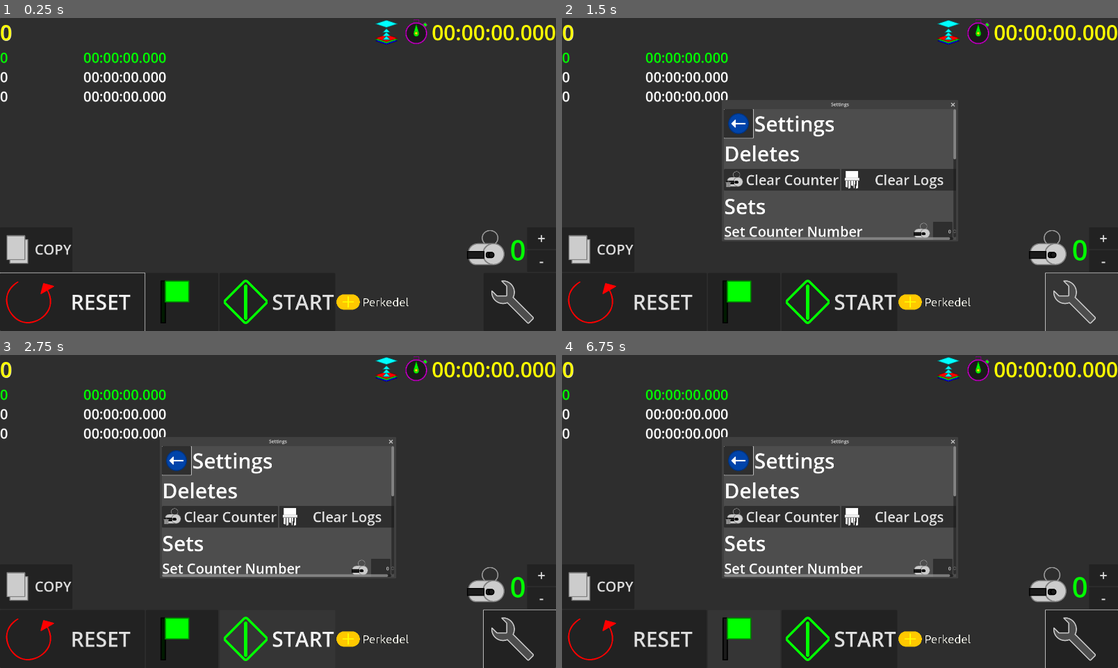
Above: before the commit, frames 1-4 (two rows, left to right).
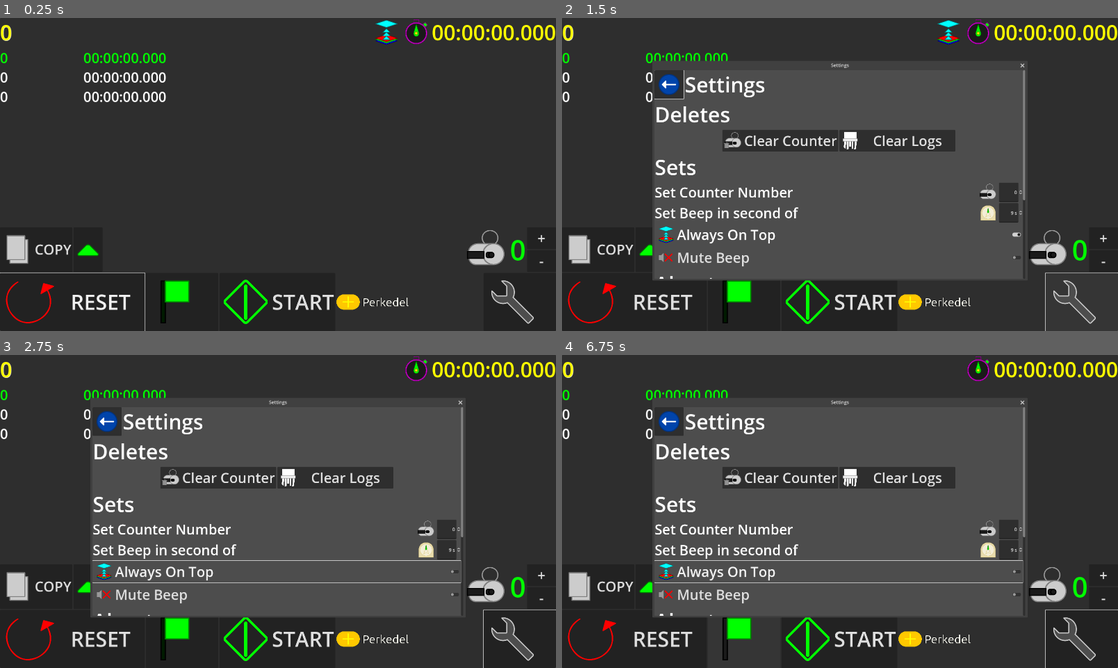
Above: after the commit, the same moments.

Repository: Perkedel/IdiotStopwatch
Game: Godot game, scene res://GameDVDCardtridge/IdiotStopwatch/idiot_stopwatch.tscn
Same seed, same stepped clock (60 frames per second), same inputs: the game is played once before the commit and once after it.
Inputs (mouse positions are in pixels of both pictures, inside the frame that each line leads up to):
- Up to frame 1 (0.25 s): no input
- Up to frame 2 (1.5 s): click (650, 249) at 0.52 s; click (1079, 302) at 1.25 s
- Up to frame 3 (2.75 s): click "Always On Top" at 2 s
- Up to frame 4 (6.75 s): click "START" at 2.75 s; click "START" at 3.5 s; click "COPY" at 4.25 s; click "+" at 5 s; click "-" at 5.75 s; click (745, 639) at 6.5 s

The runs differ from the first frame. In frame 1, 0.4% of the frame differs, in the area x 0-30%, y 10-76%; in frame 2, 33%, in the area x 0-84%, y 10-84%; in frame 3, 33%; in frame 4, 33%.

Commit message:
gyuguygugyugu

Diff:
--- a/GameDVDCardtridge/IdiotStopwatch/idiot_stopwatch.gd
+++ b/GameDVDCardtridge/IdiotStopwatch/idiot_stopwatch.gd
@@ -2,10 +2,10 @@
 
 const version:String = '2024.01'
 
-@onready var timerDisplaySec:Label = $Control/VBoxContainer/Timering/TimerDisplaySec
-@onready var timerDisplayFormat:Label = $Control/VBoxContainer/Timering/TimerDisplayFormat
+@onready var timerDisplaySec:Label = $Control/VBoxContainer/TimeringOver/Timering/TimerDisplaySec
+@onready var timerDisplayFormat:Label = $Control/VBoxContainer/TimeringOver/Timering/TimerDisplayFormat
 @onready var logDisplay:RichTextLabel = $Control/VBoxContainer/Logs
-@onready var counterDisplay:Label = $Control/VBoxContainer/HBoxContainer/Counter
+@onready var counterDisplay:Label = $Control/VBoxContainer/HBoxContainer/CounterOverscroll/HBoxContainer/Counter
 @onready var resetButton:Button = $Control/VBoxContainer/Buttons/Reseter
 @onready var lapButton:Button = $Control/VBoxContainer/Buttons/Lapper
 @onready var startButton:Button = $Control/VBoxContainer/Buttons/StartStop
@@ -14,9 +14,10 @@
 @onready var settingWindow:Window = $Control/SettingWindow
 @onready var confirmWindow:ConfirmationDialog = $Control/AreYouSure
 @onready var settingContent:IdiotStopWatchSetting = $Control/SettingWindow/IdiotStopwatchSetting
-@onready var appIcon:TextureRect = $Control/VBoxContainer/Timering/AppIcon
-@onready var muteIcon:TextureRect = $Control/VBoxContainer/Timering/MuteIcon
-@onready var isOnTopIcon:TextureRect = $Control/VBoxContainer/Timering/IsOnTopIcon
+@onready var appIcon:TextureRect = $Control/VBoxContainer/TimeringOver/Timering/AppIcon
+@onready var muteIcon:TextureRect = $Control/VBoxContainer/TimeringOver/Timering/MuteIcon
+@onready var isOnTopIcon:TextureRect = $Control/VBoxContainer/TimeringOver/Timering/IsOnTopIcon
+@onready var copyExtrasButton:MenuButton = $Control/VBoxContainer/HBoxContainer/CopyExtras
 @onready var beepSound:AudioStream = preload("res://GameDVDCardtridge/IdiotStopwatch/do-amarac.ogg")
 
 @export var timerBeepsAtSecond:float = 9.0
@@ -24,10 +25,10 @@
 @export var savePath:String = "user://Simpan/IdiotStopwatch/IdiotStopwatch.json"
 @export var saveDir:String = "user://Simpan/IdiotStopwatch/"
 
-var started:bool = false
-var countingNumber:int = 0
-var timering:float = 0.0
-var hadBeeped:bool = false
+var started:bool = false # is stopwatch running
+var countingNumber:int = 0 # number of reset while the stopwatch running
+var timering:float = 0.0 # main timer
+var hadBeeped:bool = false # beep once flag
 var saveData:Dictionary = {
 	currentTimer = 0,
 	logs = [0,0,0],
@@ -55,6 +56,8 @@
 # Called when the node enters the scene tree for the first time.
 func _ready():
 #	resetButton.add_theme_stylebox_override("normal",defaultButtonStyle)
+	# https://forum.godotengine.org/t/how-is-menubutton-node-supposed-to-work/1559/4?u=joelwindows7
+	copyExtrasButton.get_popup().id_pressed.connect(_on_CopyExtras_Selected)
 	appIcon.tooltip_text = "Idiot Stopwatch v"+version
 	loaden()
 	resetButton.grab_focus()
@@ -153,6 +156,7 @@
 			pass
 		if saveData.has('mute'):
 			muteSound = saveData['mute']
+	getIsOnTop()
 	refreshLogDisplay()
 	refreshStatusDisplay()
 
@@ -218,6 +222,54 @@
 	DisplayServer.clipboard_set(getDocument())
 	pass
 
+func copyExtrasMenu(which:int)->String:
+	var toBeCopied:String = ''
+	match(which):
+		0:
+			# copy counter
+			toBeCopied = String.num_int64(countingNumber)
+			pass
+		1:
+			# copy logs plain
+			for i in range(0,timerLogs.size()):
+				toBeCopied += String.num(timerLogs[i]) + "\t\t\t" + toTimeFormat(timerLogs[i]) + "\n"
+				pass
+			pass
+		2:
+			# copy logs markdown table
+			toBeCopied += '| Seconds | HH:MM::SS.MMM |\n'
+			toBeCopied += '| --- | --- |\n'
+			var logsing:String = ''
+			for i in range(0,timerLogs.size()):
+				logsing += '| '+String.num(timerLogs[i])+' | '+toTimeFormat(timerLogs[i])+' |\n'
+				pass
+			toBeCopied += logsing
+			pass
+		3:
+			# copy logs markdown list
+			var logsing:String = ''
+			for i in range(0,timerLogs.size()):
+				logsing += '- '+String.num(timerLogs[i])+'\t\t\t'+toTimeFormat(timerLogs[i])+'\n'
+				pass
+			toBeCopied += logsing
+			pass
+		4:
+			# copy Last Timer
+			toBeCopied += String.num(timering)
+			pass
+		5:
+			# copy last timer format
+			toBeCopied += toTimeFormat(timering)
+			pass
+		6:
+			# copy last timer full
+			toBeCopied += String.num(timering) + "\n\n\n" + toTimeFormat(timering)
+			pass
+		_:
+			pass
+	DisplayServer.clipboard_set(toBeCopied)
+	return toBeCopied
+
 func refreshLogDisplay():
 	"""
 	https://docs.godotengine.org/en/4.1/tutorials/ui/bbcode_in_richtextlabel.html
@@ -293,6 +345,8 @@
 	settingContent.setBufferOnTop(getIsOnTop())
 	settingContent.setBufferMute(muteSound)
 	settingContent.setBufferVersion(version)
+	settingWindow.always_on_top = getIsOnTop()
+	settingWindow.reset_size()
 	settingWindow.popup_centered()
 	pass
 
@@ -300,6 +354,7 @@
 	settingWindow.hide()
 	setOnTop(getIsOnTop())
 	setTimer(false)
+	save()
 	pass
 
 func _timerCondition():
@@ -360,6 +415,10 @@
 	save()
 	pass
 
+func _on_CopyExtras_Selected(id:int):
+	copyExtrasMenu(id)
+	pass
+
 func _on_reseter_pressed():
 	resetTimer()
 	pass # Replace with function body.
--- a/GameDVDCardtridge/IdiotStopwatch/idiot_stopwatch.tscn
+++ b/GameDVDCardtridge/IdiotStopwatch/idiot_stopwatch.tscn
@@ -12,6 +12,7 @@
 [ext_resource type="Texture2D" uid="uid://37amh6gnarj6" path="res://GameDVDCardtridge/IdiotStopwatch/sprites/TallyCounter.png" id="4_16wu0"]
 [ext_resource type="Texture2D" uid="uid://c86hl56b0e76v" path="res://GameDVDCardtridge/IdiotStopwatch/sprites/LapButton.png" id="4_n37xd"]
 [ext_resource type="Texture2D" uid="uid://bj3sfab2qy6y5" path="res://GameDVDCardtridge/IdiotStopwatch/sprites/settingButton.png" id="5_r00vd"]
+[ext_resource type="Texture2D" uid="uid://bw2elsrfegct" path="res://GameDVDCardtridge/IdiotStopwatch/sprites/UpMoreTriangle.png" id="6_f1gnc"]
 [ext_resource type="Texture2D" uid="uid://dho2c5fb680r2" path="res://GameDVDCardtridge/IdiotStopwatch/sprites/IdiotStopwatch.png" id="7_nei58"]
 
 [node name="IdiotStopwatch" type="Node"]
@@ -45,10 +46,16 @@
 grow_horizontal = 2
 grow_vertical = 2
 
-[node name="Timering" type="HBoxContainer" parent="Control/VBoxContainer"]
-layout_mode = 2
-
-[node name="TimerDisplaySec" type="Label" parent="Control/VBoxContainer/Timering"]
+[node name="TimeringOver" type="ScrollContainer" parent="Control/VBoxContainer"]
+custom_minimum_size = Vector2(0, 100)
+layout_mode = 2
+horizontal_scroll_mode = 0
+
+[node name="Timering" type="HBoxContainer" parent="Control/VBoxContainer/TimeringOver"]
+layout_mode = 2
+size_flags_horizontal = 3
+
+[node name="TimerDisplaySec" type="Label" parent="Control/VBoxContainer/TimeringOver/Timering"]
 layout_mode = 2
 size_flags_horizontal = 3
 theme_override_colors/font_color = Color(1, 1, 0, 1)
@@ -57,14 +64,14 @@
 theme_override_font_sizes/font_size = 72
 text = "1234890"
 
-[node name="IsOnTopIcon" type="TextureRect" parent="Control/VBoxContainer/Timering"]
+[node name="IsOnTopIcon" type="TextureRect" parent="Control/VBoxContainer/TimeringOver/Timering"]
 layout_mode = 2
 tooltip_text = "Always on Top enabled"
 texture = ExtResource("2_a1wsd")
 expand_mode = 2
 stretch_mode = 4
 
-[node name="MuteIcon" type="TextureRect" parent="Control/VBoxContainer/Timering"]
+[node name="MuteIcon" type="TextureRect" parent="Control/VBoxContainer/TimeringOver/Timering"]
 visible = false
 layout_mode = 2
 tooltip_text = "Audio Muted"
@@ -72,13 +79,13 @@
 expand_mode = 2
 stretch_mode = 4
 
-[node name="AppIcon" type="TextureRect" parent="Control/VBoxContainer/Timering"]
+[node name="AppIcon" type="TextureRect" parent="Control/VBoxContainer/TimeringOver/Timering"]
 layout_mode = 2
 texture = ExtResource("7_nei58")
 expand_mode = 2
 stretch_mode = 4
 
-[node name="TimerDisplayFormat" type="Label" parent="Control/VBoxContainer/Timering"]
+[node name="TimerDisplayFormat" type="Label" parent="Control/VBoxContainer/TimeringOver/Timering"]
 layout_mode = 2
 theme_override_colors/font_color = Color(1, 1, 0, 1)
 theme_override_font_sizes/font_size = 72
@@ -144,23 +151,61 @@
 [node name="CopyNow" type="Button" parent="Control/VBoxContainer/HBoxContainer"]
 custom_minimum_size = Vector2(250, 0)
 layout_mode = 2
+tooltip_text = "Copy full report to clipboard"
 theme_override_font_sizes/font_size = 48
 text = "COPY"
 icon = ExtResource("2_fn2ce")
 expand_icon = true
 
-[node name="Spacing" type="Control" parent="Control/VBoxContainer/HBoxContainer"]
-layout_mode = 2
-size_flags_horizontal = 3
-
-[node name="Iconing" type="TextureRect" parent="Control/VBoxContainer/HBoxContainer"]
-layout_mode = 2
+[node name="CopyExtras" type="MenuButton" parent="Control/VBoxContainer/HBoxContainer"]
+custom_minimum_size = Vector2(100, 0)
+layout_mode = 2
+tooltip_text = "More copy options"
+focus_mode = 2
+icon = ExtResource("6_f1gnc")
+flat = false
+icon_alignment = 1
+expand_icon = true
+item_count = 7
+popup/item_0/text = "Copy Counter"
+popup/item_0/id = 0
+popup/item_1/text = "Copy Logs (Plain)"
+popup/item_1/id = 1
+popup/item_2/text = "Copy Logs (Markdown table)"
+popup/item_2/id = 2
+popup/item_3/text = "Copy Logs (Markdown list)"
+popup/item_3/id = 3
+popup/item_4/text = "Copy Last timer (second)"
+popup/item_4/id = 4
+popup/item_5/text = "Copy Last Timer (HH:MM:SS.MMM)"
+popup/item_5/id = 5
+popup/item_6/text = "Copy Last Timer (Second & HH:MM:SS.MM)"
+popup/item_6/id = 6
+
+[node name="CounterOverscroll" type="ScrollContainer" parent="Control/VBoxContainer/HBoxContainer"]
+layout_mode = 2
+size_flags_horizontal = 3
+horizontal_scroll_mode = 0
+
+[node name="HBoxContainer" type="HBoxContainer" parent="Control/VBoxContainer/HBoxContainer/CounterOverscroll"]
+layout_mode = 2
+size_flags_horizontal = 3
+size_flags_vertical = 3
+
+[node name="Spacing" type="Control" parent="Control/VBoxContainer/HBoxContainer/CounterOverscroll/HBoxContainer"]
+layout_mode = 2
+size_flags_horizontal = 3
+
+[node name="Iconing" type="TextureRect" parent="Control/VBoxContainer/HBoxContainer/CounterOverscroll/HBoxContainer"]
+layout_mode = 2
+tooltip_text = "How many resets when this stopwatch is running"
 texture = ExtResource("4_16wu0")
 expand_mode = 2
 stretch_mode = 4
 
-[node name="Counter" type="Label" parent="Control/VBoxContainer/HBoxContainer"]
-layout_mode = 2
+[node name="Counter" type="Label" parent="Control/VBoxContainer/HBoxContainer/CounterOverscroll/HBoxContainer"]
+layout_mode = 2
+tooltip_text = "How many resets when this stopwatch is running"
 theme_override_colors/font_color = Color(0, 1, 0, 1)
 theme_override_font_sizes/font_size = 96
 text = "9999999999999999999"
@@ -201,6 +246,7 @@
 [node name="Lapper" type="Button" parent="Control/VBoxContainer/Buttons"]
 custom_minimum_size = Vector2(250, 0)
 layout_mode = 2
+tooltip_text = "Log the timer without reseting the timer itself"
 theme_override_colors/icon_normal_color = Color(0, 1, 0, 1)
 theme_override_font_sizes/font_size = 72
 icon = ExtResource("4_n37xd")
@@ -236,6 +282,7 @@
 [node name="Settinger" type="Button" parent="Control/VBoxContainer/Buttons"]
 custom_minimum_size = Vector2(250, 0)
 layout_mode = 2
+tooltip_text = "Open settings"
 theme_override_font_sizes/font_size = 72
 icon = ExtResource("5_r00vd")
 expand_icon = true
@@ -243,10 +290,11 @@
 [node name="SettingWindow" type="Window" parent="Control"]
 title = "Settings"
 initial_position = 1
-size = Vector2i(1200, 600)
-visible = false
-transient = true
+size = Vector2i(1280, 720)
+visible = false
+wrap_controls = true
 exclusive = true
+min_size = Vector2i(1280, 720)
 content_scale_size = Vector2i(1200, 600)
 content_scale_aspect = 4
 
@@ -256,6 +304,7 @@
 title = "Warning"
 initial_position = 1
 size = Vector2i(1000, 200)
+ok_button_text = "Yes"
 dialog_text = "Are you sure to..."
 
 [node name="Beeper" type="AudioStreamPlayer" parent="."]
--- /dev/null
+++ b/GameDVDCardtridge/IdiotStopwatch/menu/Test/test_menu_menu.gd
@@ -0,0 +1,12 @@
+extends MenuButton
+
+
+# Called when the node enters the scene tree for the first time.
+func _ready():
+	show_popup()
+	pass # Replace with function body.
+
+
+# Called every frame. 'delta' is the elapsed time since the previous frame.
+func _process(delta):
+	pass
--- /dev/null
+++ b/GameDVDCardtridge/IdiotStopwatch/menu/Test/test_menu_menu.tscn
@@ -0,0 +1,20 @@
+[gd_scene load_steps=4 format=3 uid="uid://dpuwv0664e7rb"]
+
+[ext_resource type="Script" path="res://GameDVDCardtridge/IdiotStopwatch/menu/Test/test_menu_menu.gd" id="1_1kalr"]
+[ext_resource type="Texture2D" uid="uid://b00t3iebr7hws" path="res://GameDVDCardtridge/IdiotStopwatch/sprites/TrashDelete.png" id="1_3uyle"]
+[ext_resource type="Texture2D" uid="uid://37amh6gnarj6" path="res://GameDVDCardtridge/IdiotStopwatch/sprites/TallyCounter.png" id="1_crc25"]
+
+[node name="TestMenuMenu" type="MenuButton"]
+offset_left = 121.0
+offset_top = 20.0
+offset_right = 768.0
+offset_bottom = 318.0
+text = "MENU"
+icon = ExtResource("1_crc25")
+flat = false
+expand_icon = true
+item_count = 1
+popup/item_0/text = "hey"
+popup/item_0/icon = ExtResource("1_3uyle")
+popup/item_0/id = 0
+script = ExtResource("1_1kalr")
--- a/GameDVDCardtridge/IdiotStopwatch/menu/idiot_stopwatch_setting.gd
+++ b/GameDVDCardtridge/IdiotStopwatch/menu/idiot_stopwatch_setting.gd
@@ -50,7 +50,10 @@
 	# https://docs.godotengine.org/en/4.1/tutorials/ui/bbcode_in_richtextlabel.html
 	var content:String = ''
 	content += '[img=100]res://GameDVDCardtridge/IdiotStopwatch/sprites/IdiotStopwatch.png[/img] Idiot Stopwatch [b]v'+_bufferVersion+'[/b]\n\n'
-	content += 'by JOELwindows7\nPerkedel Technologies\nCodes = GNU GPL v3\nAssets = CC4.0-BY-SA\n\n'
+	content += 'by [url=https://perkedel.netlify.app/@JOELwindows7]JOELwindows7[/url]\n'
+	content += '[url=https://perkedel.netlify.app][img=32]res://GameDVDCardtridge/IdiotStopwatch/sprites/Perkedel Icon.png[/img] Perkedel Technologies[/url]\n'
+	content += 'Codes = [url=https://www.gnu.org/licenses/gpl-3.0.html]GNU GPL v3[/url]\n'
+	content += 'Assets = [url=https://creativecommons.org/licenses/by-sa/4.0/]CC4.0-BY-SA[/url]\n\n'
 	content += '[url]https://github.com/Perkedel/IdiotStopwatch[/url]\n'
 	content += 'Made with [img=20]res://icon.svg[/img] Godot Engine [url=https://godotengine.org/license](MIT License)[/url].'
 	aboutText.text = content
@@ -74,6 +77,12 @@
 			counterSpinBeepInSec.value = _bufferBeepInSec
 			toggleAlwaysOnTop.button_pressed = _bufferOnTop
 			toggleMute.button_pressed = _bufferMute
+
+			# self itself also must be always on top per setting
+			#var parent = get_parent()
+			#if parent is Window:
+				#parent.always_on_top = _bufferOnTop
+
 			refreshAbout()
 			backButton.grab_focus()
 			activo = true
@@ -118,6 +127,9 @@
 
 func _on_always_on_top_toggled(toggled_on):
 	if activo:
+		var parent = get_parent()
+		if parent is Window:
+			parent.always_on_top = toggled_on
 		emit_signal("changeOnTop",toggled_on)
 		pass
 	pass # Replace with function body.
--- a/GameDVDCardtridge/IdiotStopwatch/menu/idiot_stopwatch_setting.tscn
+++ b/GameDVDCardtridge/IdiotStopwatch/menu/idiot_stopwatch_setting.tscn
@@ -8,6 +8,12 @@
 [ext_resource type="Texture2D" uid="uid://b0g6rvk00rxow" path="res://GameDVDCardtridge/IdiotStopwatch/sprites/TimerKitchen.png" id="6_563fx"]
 [ext_resource type="Texture2D" uid="uid://bc43hssfq6iq3" path="res://GameDVDCardtridge/IdiotStopwatch/sprites/AlwaysOnTop.png" id="7_jib2q"]
 [ext_resource type="Texture2D" uid="uid://lvrl1aj655bd" path="res://GameDVDCardtridge/IdiotStopwatch/sprites/soundSpeakerMuteIcon.png" id="8_gian4"]
+
+[sub_resource type="InputEventAction" id="InputEventAction_62pcn"]
+action = &"ui_cancel"
+
+[sub_resource type="Shortcut" id="Shortcut_2ua2q"]
+events = [SubResource("InputEventAction_62pcn")]
 
 [node name="IdiotStopwatchSetting" type="Control"]
 layout_mode = 3
@@ -38,7 +44,9 @@
 [node name="BackButton" type="Button" parent="ScrollContainer/VBoxContainer/Titler"]
 custom_minimum_size = Vector2(100, 0)
 layout_mode = 2
+tooltip_text = "Go Back"
 theme_override_font_sizes/font_size = 72
+shortcut = SubResource("Shortcut_2ua2q")
 icon = ExtResource("2_3bgad")
 expand_icon = true
 
@@ -61,6 +69,7 @@
 [node name="ClearCounter" type="Button" parent="ScrollContainer/VBoxContainer/ResetBar"]
 custom_minimum_size = Vector2(400, 0)
 layout_mode = 2
+tooltip_text = "Reset counter back to 0"
 theme_override_font_sizes/font_size = 48
 text = "Clear Counter"
 icon = ExtResource("3_wtok4")
@@ -69,6 +78,7 @@
 [node name="ClearLog" type="Button" parent="ScrollContainer/VBoxContainer/ResetBar"]
 custom_minimum_size = Vector2(400, 0)
 layout_mode = 2
+tooltip_text = "Purge timer logs"
 theme_override_font_sizes/font_size = 48
 text = "Clear Logs"
 icon = ExtResource("4_bhgyu")
--- a/project.godot
+++ b/project.godot
@@ -28,7 +28,6 @@
 window/size/viewport_width=1920
 window/size/viewport_height=1080
 window/size/always_on_top=true
-window/subwindows/embed_subwindows=false
 window/stretch/mode="viewport"
 window/stretch/aspect="expand"
 window/vsync/vsync_mode=3
Not shown: 1 places in GameDVDCardtridge/IdiotStopwatch/idiot_stopwatch.tscn that only renumber resources
Not shown: 1 places in GameDVDCardtridge/IdiotStopwatch/menu/idiot_stopwatch_setting.tscn that only renumber resources
Binary file added: GameDVDCardtridge/IdiotStopwatch/sprites/DownMoreTriangle.png
Not shown, added: GameDVDCardtridge/IdiotStopwatch/sprites/DownMoreTriangle.png.import
Binary file added: GameDVDCardtridge/IdiotStopwatch/sprites/LeftMoreTriangle.png
Not shown, added: GameDVDCardtridge/IdiotStopwatch/sprites/LeftMoreTriangle.png.import
Binary file added: GameDVDCardtridge/IdiotStopwatch/sprites/Perkedel Icon.png
Not shown, added: GameDVDCardtridge/IdiotStopwatch/sprites/Perkedel Icon.png.import
Binary file added: GameDVDCardtridge/IdiotStopwatch/sprites/RightMoreTriangle.png
Not shown, added: GameDVDCardtridge/IdiotStopwatch/sprites/RightMoreTriangle.png.import
Binary file added: GameDVDCardtridge/IdiotStopwatch/sprites/UpMoreTriangle.png
Not shown, added: GameDVDCardtridge/IdiotStopwatch/sprites/UpMoreTriangle.png.import
